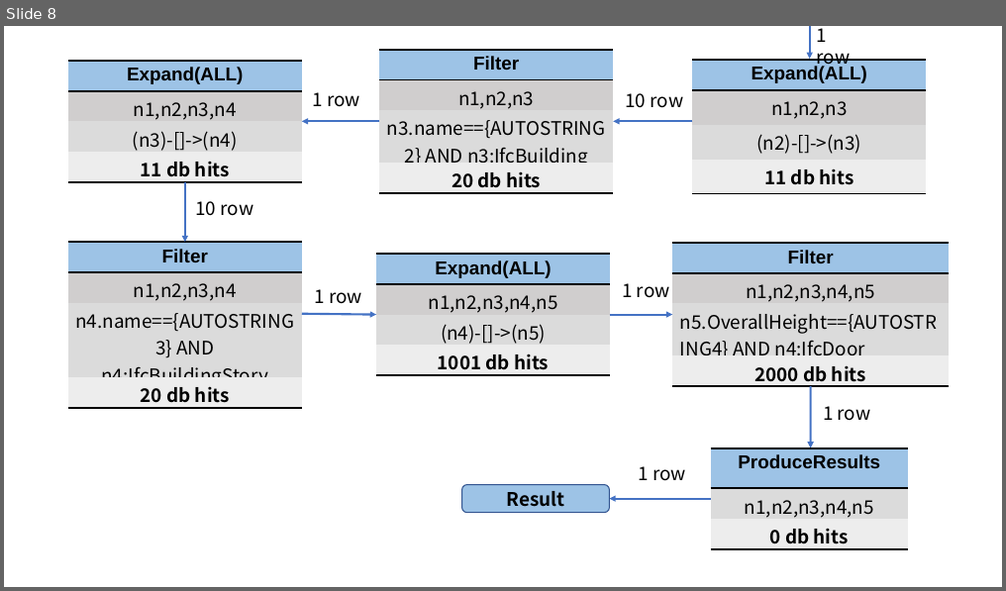
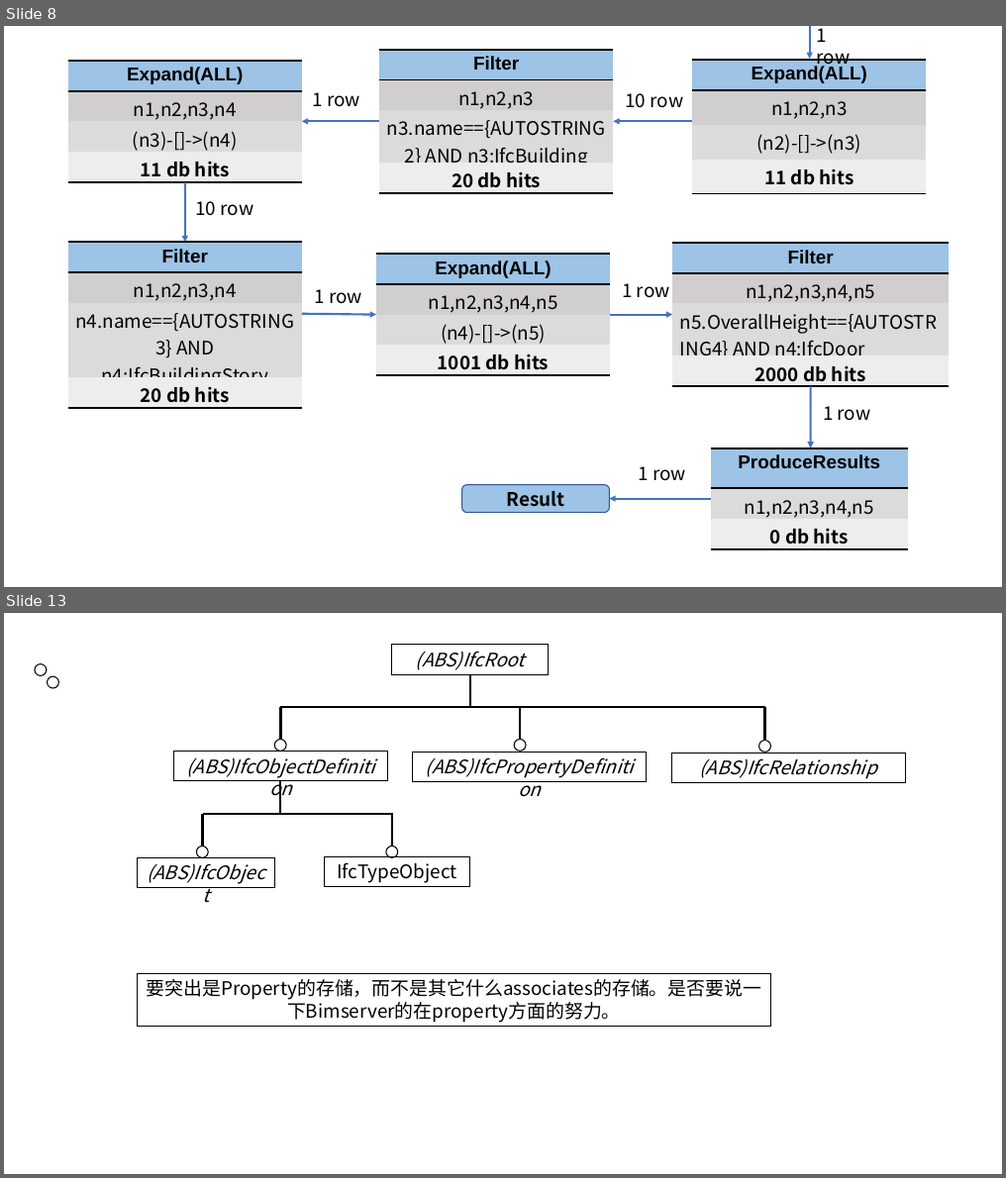
Before and after one commit to yayadi23/BIM, a slide deck: 毕业论文资料/毕业论文图.pptx. Shown one above the other, each under a label of ours: slide 8 before the commit, slides 8 and 13 after it; the slides between them are not shown. The pictures are 1006x591 and 1006x1178 pixels, drawn with LibreOffice and Linux fonts; fonts in the diff are those of the drawing. Boxes give left, top, right and bottom in pixels: in the first picture for what was removed or moved away, otherwise in the second. Text is boxed around its words. In the diff, an @@ line names an element or a change of style, - is before the commit and + after.

```diff
--- a/毕业论文资料/毕业论文图.pptx
+++ b/毕业论文资料/毕业论文图.pptx
@@ slide 13 added at [4, 613, 1002, 1174], background #FFFFFF @@
@@ ellipse added at [35, 663, 47, 676], outline #000000 1 pt @@
@@ rectangle added at [392, 645, 548, 674], outline #000000 0.75 pt, 18 pt, text #000000, italic @@
+(ABS)IfcRoot
@@ ellipse added at [48, 676, 59, 688], outline #000000 1 pt @@
@@ line added from (470, 675) to (470, 707), #000000 2 pt @@
@@ line added from (470, 707) to (281, 707), #000000 2 pt @@
@@ line added from (281, 707) to (281, 740), #000000 2 pt @@
@@ line added from (765, 707) to (470, 707), #000000 2 pt @@
@@ line added from (520, 706) to (520, 738), #000000 2 pt @@
@@ line added from (765, 707) to (765, 740), #000000 2 pt @@
@@ rectangle added at [174, 751, 387, 780], outline #000000 0.75 pt, 18 pt, text #000000, italic @@
+(ABS)IfcObjectDefinition
@@ ellipse added at [275, 740, 287, 752], outline #000000 1 pt @@
@@ rectangle added at [413, 753, 647, 782], outline #000000 0.75 pt, 18 pt, text #000000, italic @@
+(ABS)IfcPropertyDefinition
@@ ellipse added at [514, 740, 526, 752], outline #000000 1 pt @@
@@ rectangle added at [672, 753, 905, 783], outline #000000 0.75 pt, 18 pt, text #000000, italic @@
+(ABS)IfcRelationship
@@ ellipse added at [759, 741, 771, 753], outline #000000 1 pt @@
@@ line added from (280, 780) to (280, 813), #000000 2 pt @@
@@ line added from (392, 814) to (202, 814), #000000 2 pt @@
@@ line added from (202, 814) to (202, 847), #000000 2 pt @@
@@ line added from (375, 814) to (392, 814), #000000 2 pt @@
@@ line added from (392, 813) to (392, 845), #000000 2 pt @@
@@ ellipse added at [196, 847, 208, 859], outline #000000 1 pt @@
@@ ellipse added at [386, 846, 398, 858], outline #000000 1 pt @@
@@ rectangle added at [138, 858, 275, 888], outline #000000 0.75 pt, 18 pt, text #000000, italic @@
+(ABS)IfcObject
@@ rectangle added at [324, 858, 469, 887], outline #000000 0.75 pt, 18 pt, text #000000 @@
+IfcTypeObject
@@ rectangle added at [138, 973, 771, 1027], outline #000000 0.75 pt, 18 pt, text #000000 @@
+要突出是Property的存储，而不是其它什么associates的存储。是否要说一下Bimserver的在property方面的努力。
```
Also in this commit, not shown: 4 other slides added, 7 other files.
